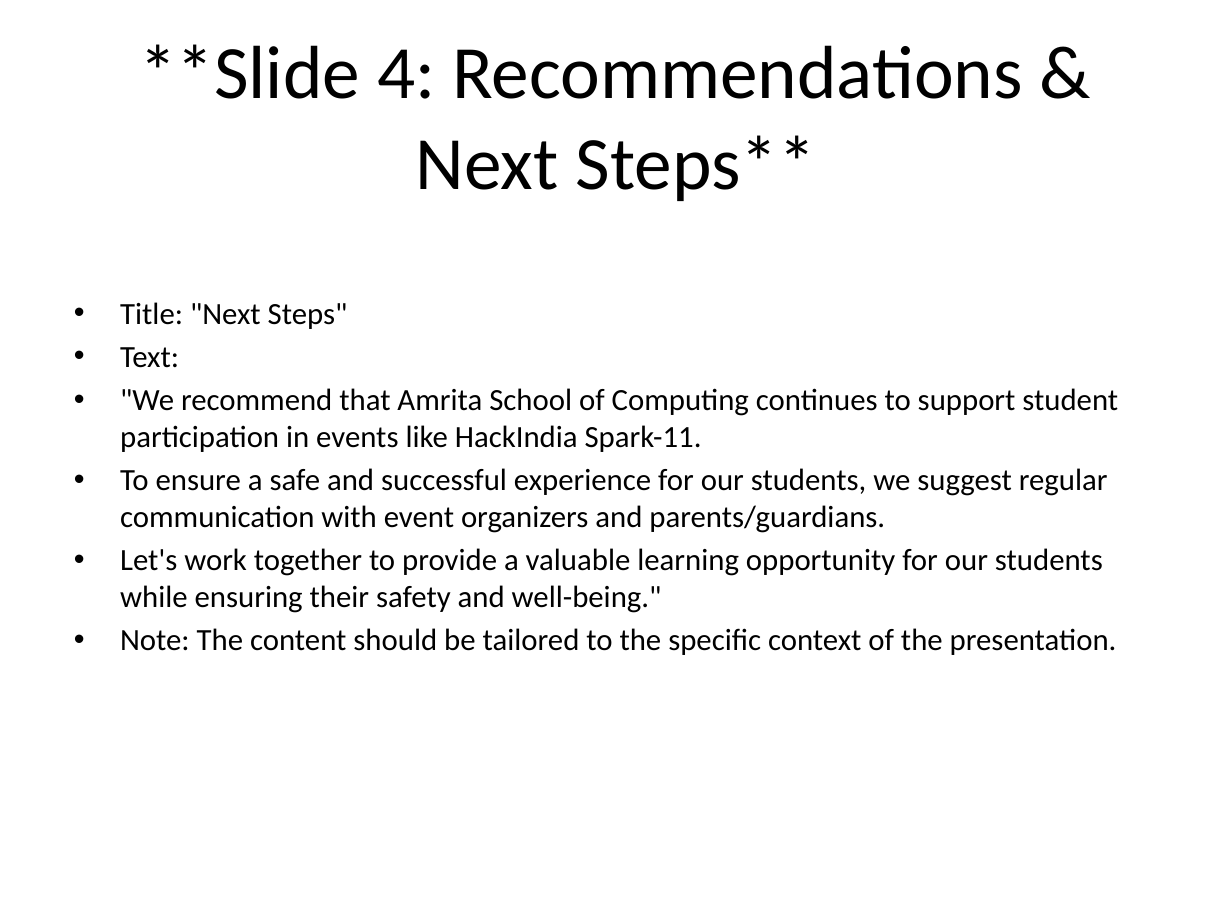
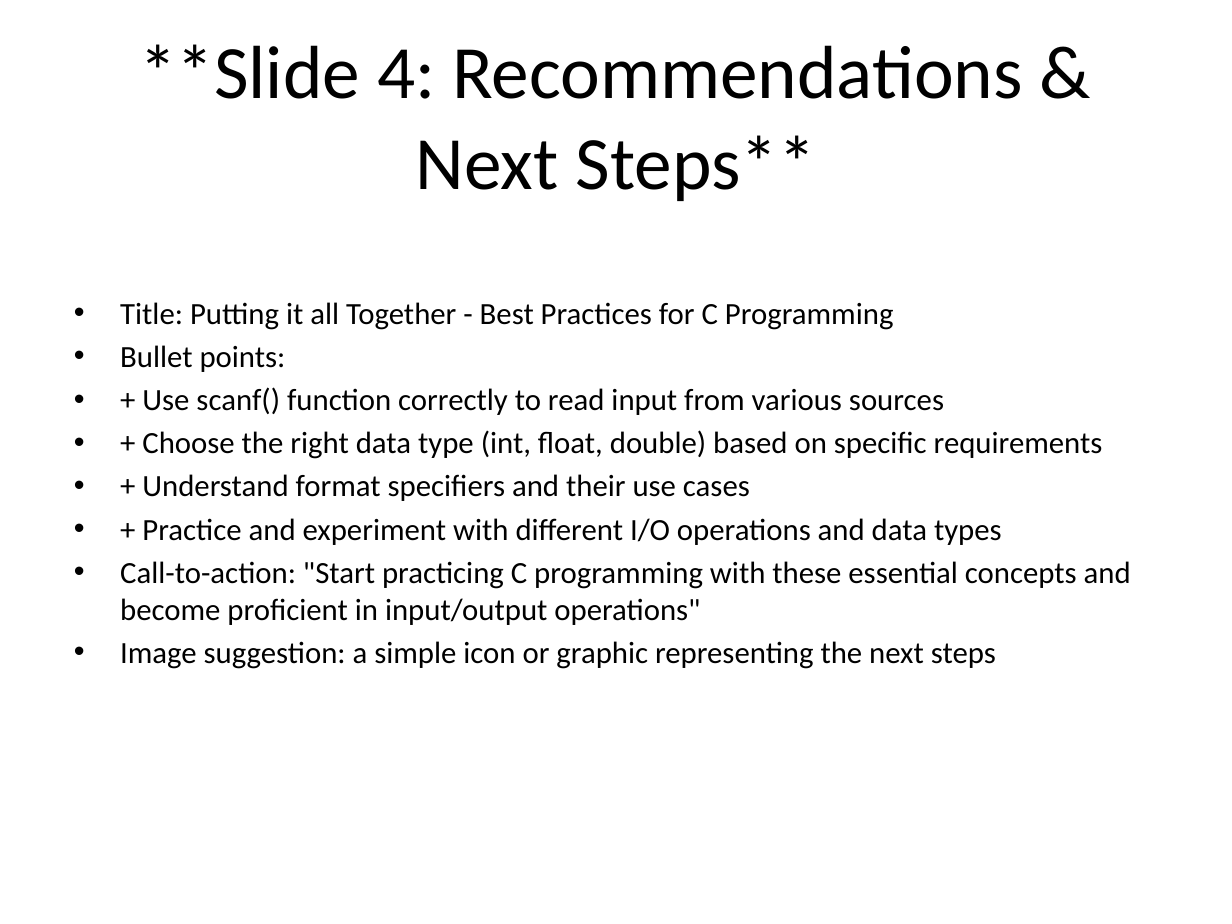
Before and after one commit to kalakonda-akshay/RAG, a slide deck: slide 5 of data/reports/Executive_Deck.pptx. Drawn at 1232x924 pixels with LibreOffice and Linux fonts; fonts in the diff are those of the drawing. Boxes give left, top, right and bottom in pixels: in the first picture for what was removed or moved away, otherwise in the second. Text is boxed around its words. In the diff, an @@ line names an element or a change of style, - is before the commit and + after.

Commit message:
Add new React TypeScript frontend, FastAPI REST server, and presentation assets

```diff
--- a/data/reports/Executive_Deck.pptx
+++ b/data/reports/Executive_Deck.pptx
@@ text at box(120, 302, 1131, 669): text changed @@
-• Title: "Next Steps"
-• Text:
-• "We recommend that Amrita School of Computing continues to support student participation in events like HackIndia Spark-11.
-• To ensure a safe and successful experience for our students, we suggest regular communication with event organizers and parents/guardians.
-• Let's work together to provide a valuable learning opportunity for our students while ensuring their safety and well-being."
-• Note: The content should be tailored to the specific context of the presentation.
+• Title: Putting it all Together - Best Practices for C Programming
+• Bullet points:
+• + Use scanf() function correctly to read input from various sources
+• + Choose the right data type (int, float, double) based on specific requirements
+• + Understand format specifiers and their use cases
+• + Practice and experiment with different I/O operations and data types
+• Call-to-action: "Start practicing C programming with these essential concepts and become proficient in input/output operations"
+• Image suggestion: a simple icon or graphic representing the next steps
```
Also in this commit, not shown: 2 other slides changed, 1 slide added, 1 slide removed, 36 other files.
